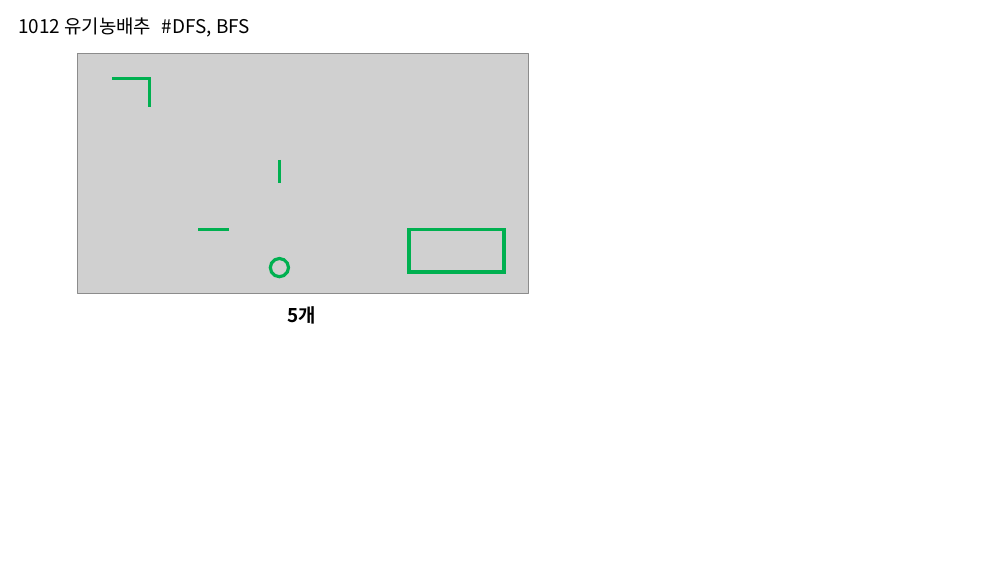
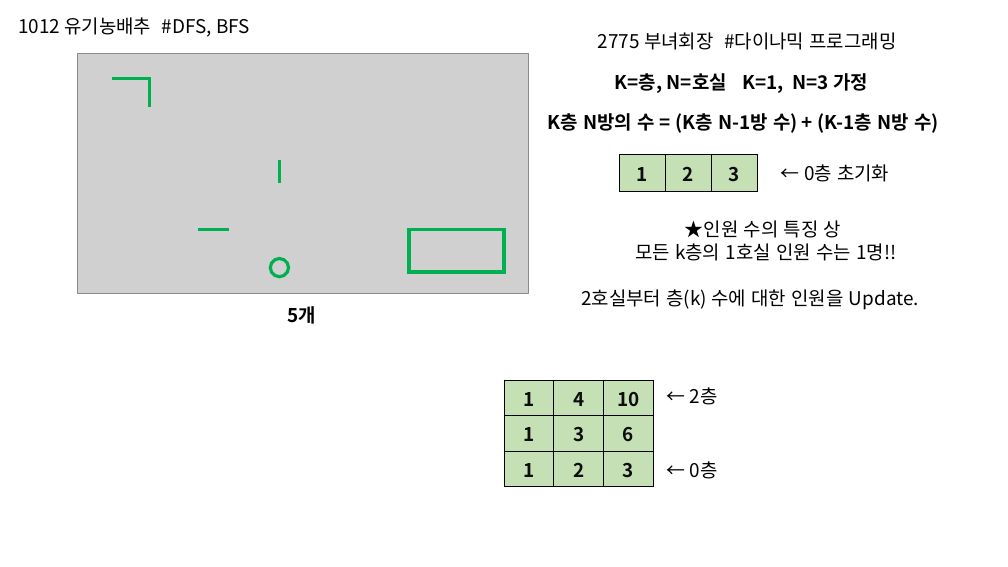
Before and after one commit to phantom0119/Baekjoon, a slide deck: slide 6 of 참고자료.pptx. Drawn at 1008x567 pixels with LibreOffice and Linux fonts; fonts in the diff are those of the drawing; grey boxes stand for pictures. Boxes give left, top, right and bottom in pixels: in the first picture for what was removed or moved away, otherwise in the second. Text is boxed around its words. In the diff, an @@ line names an element or a change of style, - is before the commit and + after.

```diff
--- a/참고자료.pptx
+++ b/참고자료.pptx
@@ text added at bbox=[598, 32, 896, 50], 18 pt, text #000000 @@
+2775 부녀회장 #다이나믹 프로그래밍
@@ text added at bbox=[615, 73, 868, 93], 18 pt, text #000000, bold @@
+K=층, N=호실 K=1, N=3 가정
@@ text added at bbox=[547, 113, 939, 133], 18 pt, text #000000, bold @@
+K층 N방의 수 = (K층 N-1방 수) + (K-1층 N방 수)
@@ table added at bbox=[619, 155, 758, 192], 1 rows, 3 columns @@
+1 | 2 | 3
@@ text added at bbox=[804, 164, 889, 182], 18 pt, text #000000 @@
+← 0층 초기화
@@ text added at bbox=[635, 220, 896, 261], 18 pt, text #000000 @@
+★인원 수의 특징 상
+모든 k층의 1호실 인원 수는 1명!!
@@ text added at bbox=[581, 289, 919, 310], 18 pt, text #000000 @@
+2호실부터 층(k) 수에 대한 인원을 Update.
@@ table added at bbox=[504, 380, 654, 487], 3 rows, 3 columns @@
+1 | 4 | 10
+1 | 3 | 6
+1 | 2 | 3
@@ text added at bbox=[690, 387, 718, 405], 18 pt, text #000000 @@
+← 2층
@@ text added at bbox=[690, 461, 718, 479], 18 pt, text #000000 @@
+← 0층
```
Also in this commit, not shown: 1 slide added, 2 other files.
